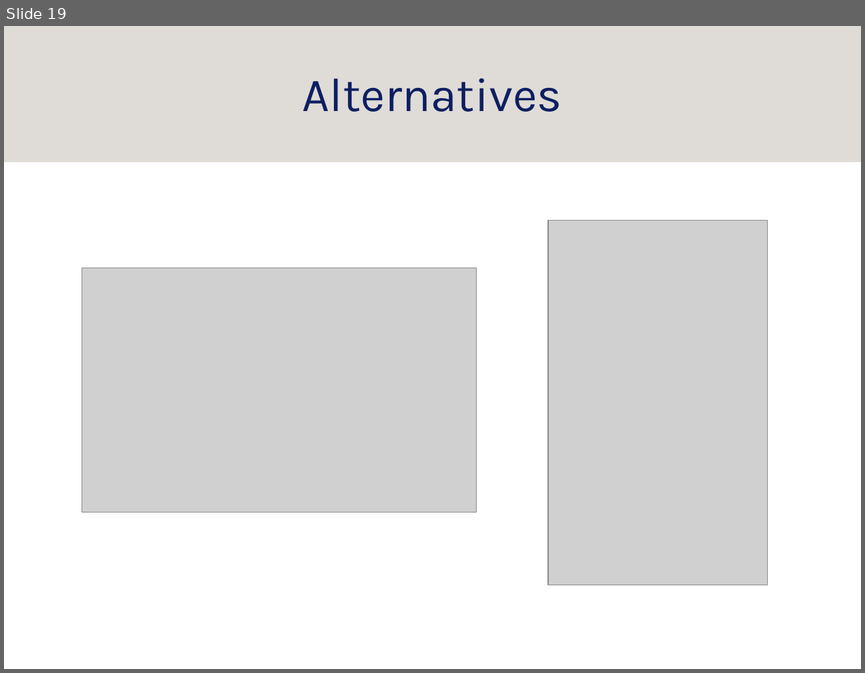
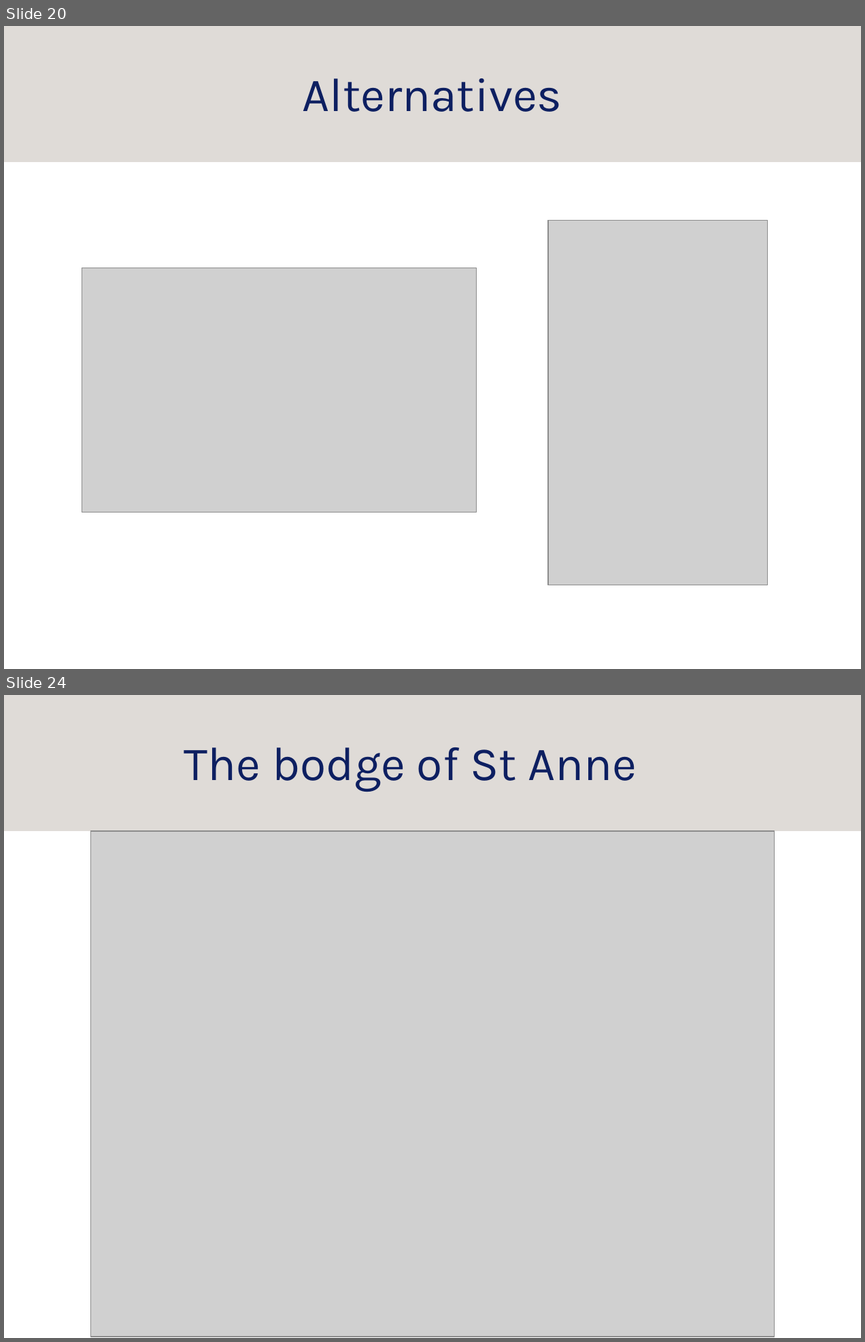
Before and after one commit to srobo-legacy/kickstart-presentations, a slide deck: mech/mech.odp. Shown one above the other, each under a label of ours: slide 19 before the commit, slides 20 and 24 after it; the slides between them are not shown. The pictures are 865x673 and 865x1342 pixels, drawn with LibreOffice and Linux fonts; fonts in the diff are those of the drawing; grey boxes stand for pictures; background and template pictures are left out. Boxes give left, top, right and bottom in pixels: in the first picture for what was removed or moved away, otherwise in the second. Text is boxed around its words. In the diff, an @@ line names an element or a change of style, - is before the commit and + after.

Commit message:
Beat mech slides into shape for kickstart
ready for trial presentation.  imported last year's presentation for
inspiration and image thievery.

```diff
--- a/mech/mech.odp
+++ b/mech/mech.odp
@@ slide 24 added at [4,695,861,1338], background #FFFFFF; not listed: 1 template element that a slide beside it also shows @@
@@ title added at [184,747,636,792], 44 pt, text #0D1F61 @@
+The bodge of St Anne
@@ picture added at [91,831,774,1336] @@
@@ what was slide 19 is now slide 20 @@
```
Also in this commit, not shown: 16 slides changed, 5 other slides added, 3 slides removed, 3 other files.
